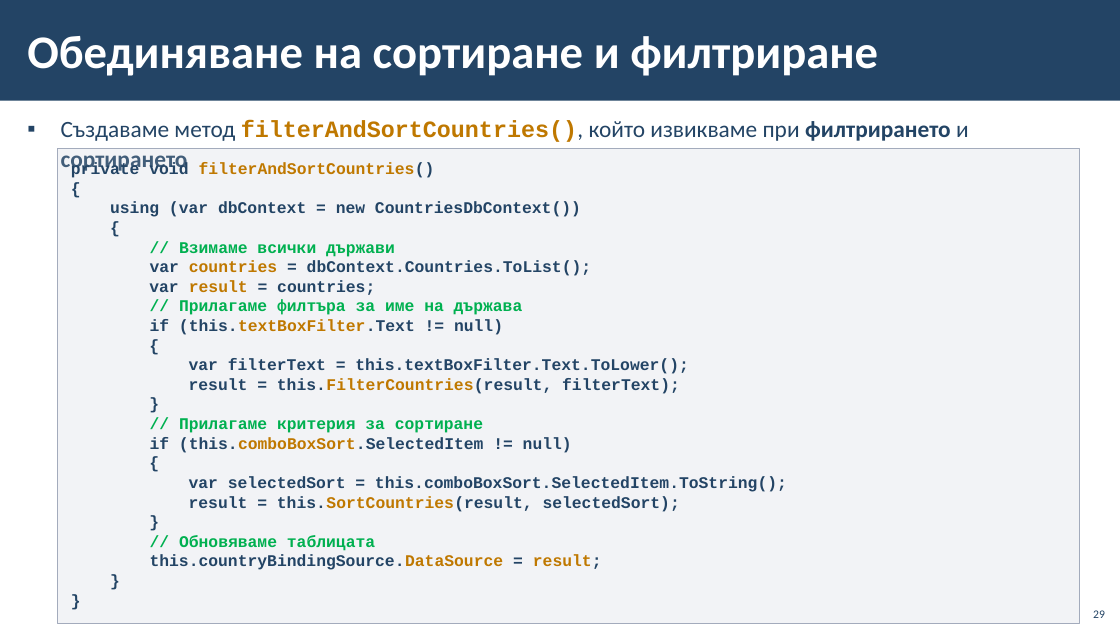
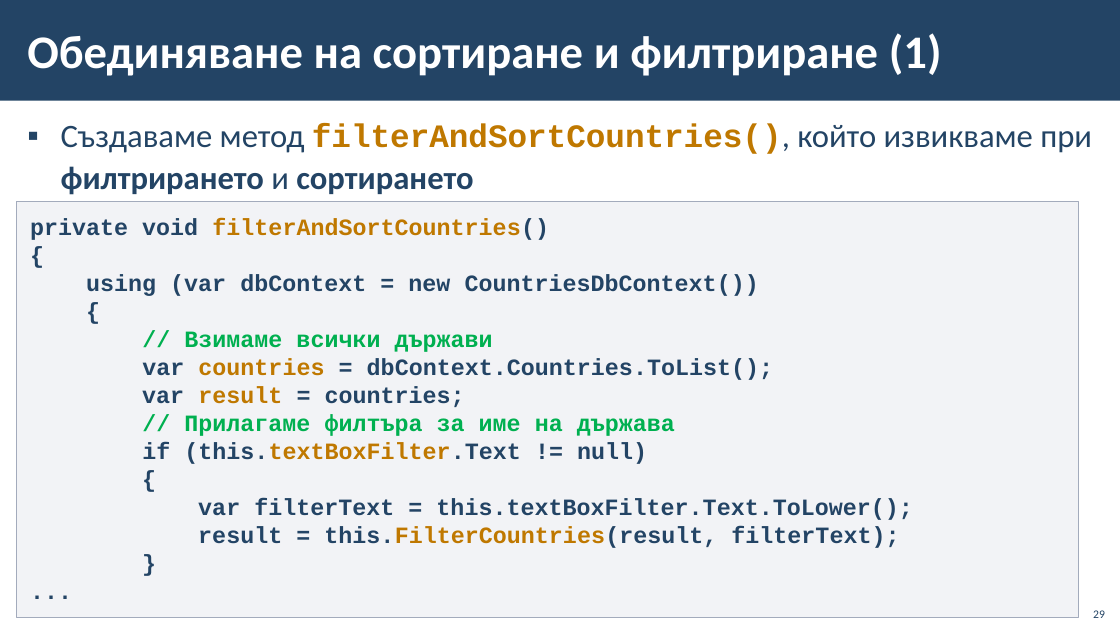
Before and after one commit to BG-IT-Edu/School-Programming, a slide deck: slide 29 of Courses/Software-Sciences/Module-4-Information-Systems-New/08-Navigation-between-Tables/08-Navigation-between-Tables.pptx. Drawn at 1120x630 pixels with LibreOffice and Linux fonts; fonts in the diff are those of the drawing; background and template pictures are left out. Boxes give left, top, right and bottom in pixels: in the first picture for what was removed or moved away, otherwise in the second. Text is boxed around its words. In the diff, an @@ line names an element or a change of style, - is before the commit and + after.

```diff
--- a/Courses/Software-Sciences/Module-4-Information-Systems-New/08-Navigation-between-Tables/08-Navigation-between-Tables.pptx
+++ b/Courses/Software-Sciences/Module-4-Information-Systems-New/08-Navigation-between-Tables/08-Navigation-between-Tables.pptx
@@ title at bbox=[27, 33, 942, 76]: text changed @@
-Обединяване на сортиране и филтриране
+Обединяване на сортиране и филтриране (1)
@@ text "Създаваме метод filterAndSortCountries(), който извикваме ..." at bbox=[61, 124, 1092, 195]: size 20 to 28 pt @@
@@ rectangle "private void filterAndSortCountries()": place and size @@
-rectangle "private void filterAndSortCountries()" at bbox=[58, 149, 1081, 624]
+rectangle "private void filterAndSortCountries()" at bbox=[17, 202, 1079, 618]
@@ text in rectangle at bbox=[30, 218, 912, 548]: size 14 to 20 pt @@
@@ text in rectangle at bbox=[150, 418, 787, 570]: text changed; size 14 to 20 pt @@
-// Прилагаме критерия за сортиране
-if (this.comboBoxSort.SelectedItem != null)
-{
-var selectedSort = this.comboBoxSort.SelectedItem.ToString();
-result = this.SortCountries(result, selectedSort);
-}
-// Обновяваме таблицата
-this.countryBindingSource.DataSource = result;
-}
-}
+...
```
Also in this commit, not shown: 3 other slides changed, 1 slide added.
